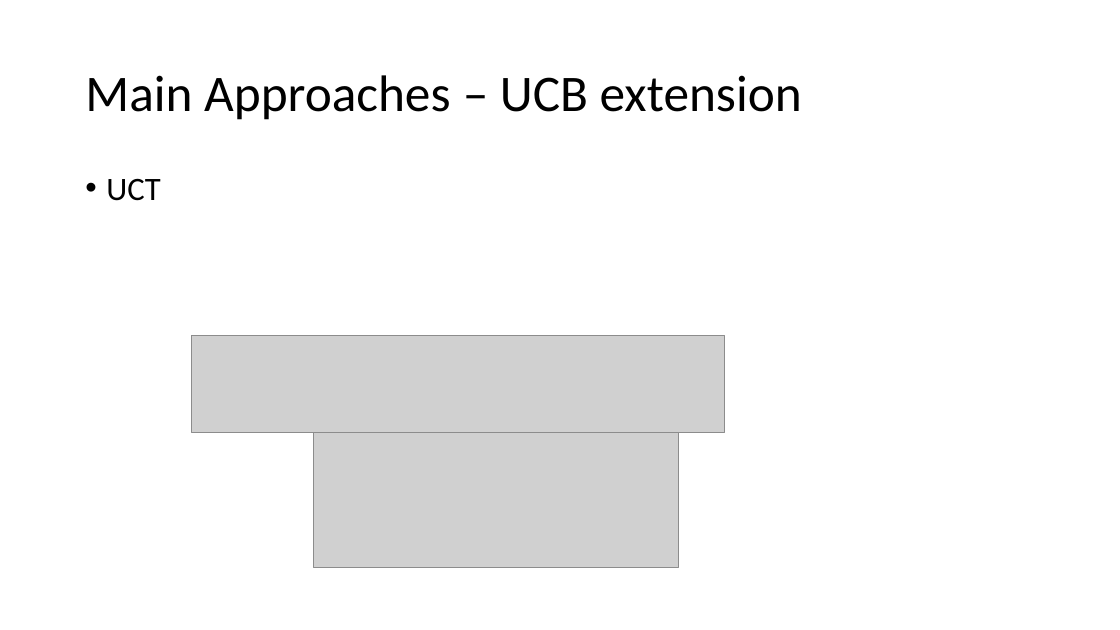
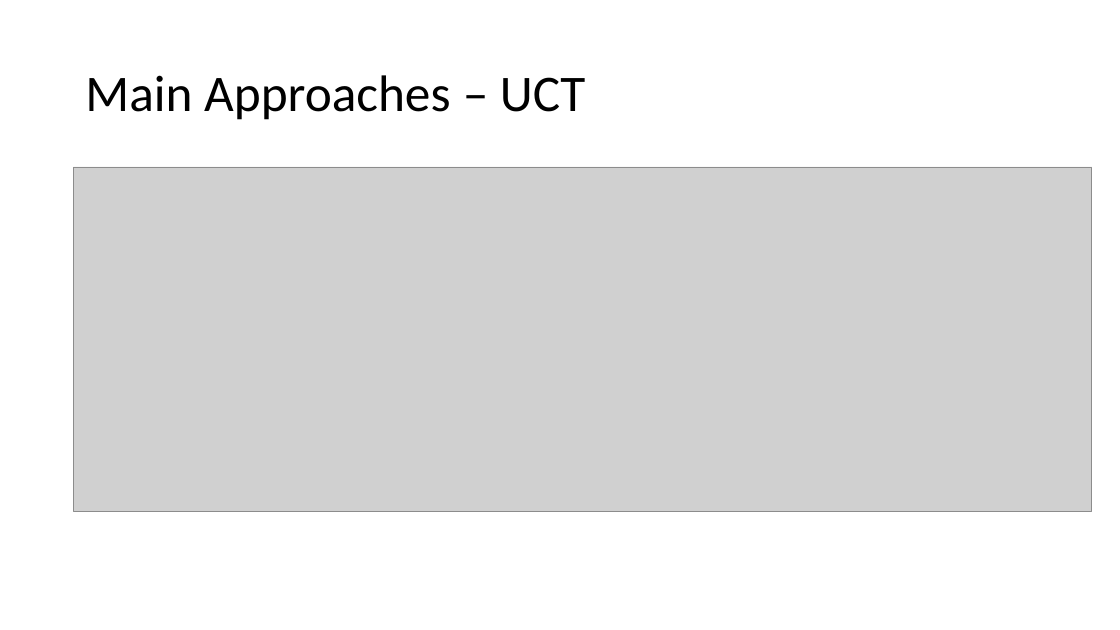
Before and after one commit to wzhe06/Ad-papers, a slide deck: slide 15 of Explore and Exploit/EandE.pptx (slide 16 before the commit). Drawn at 1120x630 pixels with LibreOffice and Linux fonts; fonts in the diff are those of the drawing; grey boxes stand for pictures. Boxes give left, top, right and bottom in pixels: in the first picture for what was removed or moved away, otherwise in the second. Text is boxed around its words. In the diff, an @@ line names an element or a change of style, - is before the commit and + after.

```diff
--- a/Explore and Exploit/EandE.pptx
+++ b/Explore and Exploit/EandE.pptx
@@ title at (85, 75, 586, 120): text changed @@
-Main Approaches – UCB extension
+Main Approaches – UCT
@@ picture added at (73, 167, 1091, 512) @@
@@ text removed at (106, 178, 160, 201) @@
-• UCT
@@ picture removed at (192, 335, 725, 432) @@
@@ picture removed at (313, 432, 679, 567) @@
```
Also in this commit, not shown: 10 other slides changed, 2 slides added, 4 slides removed, 4 other files.
